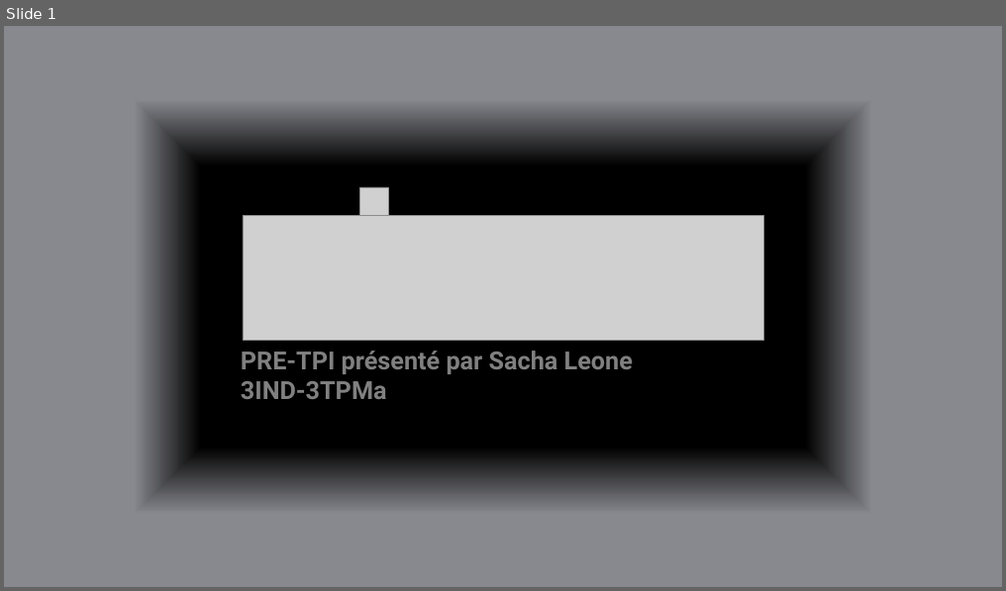
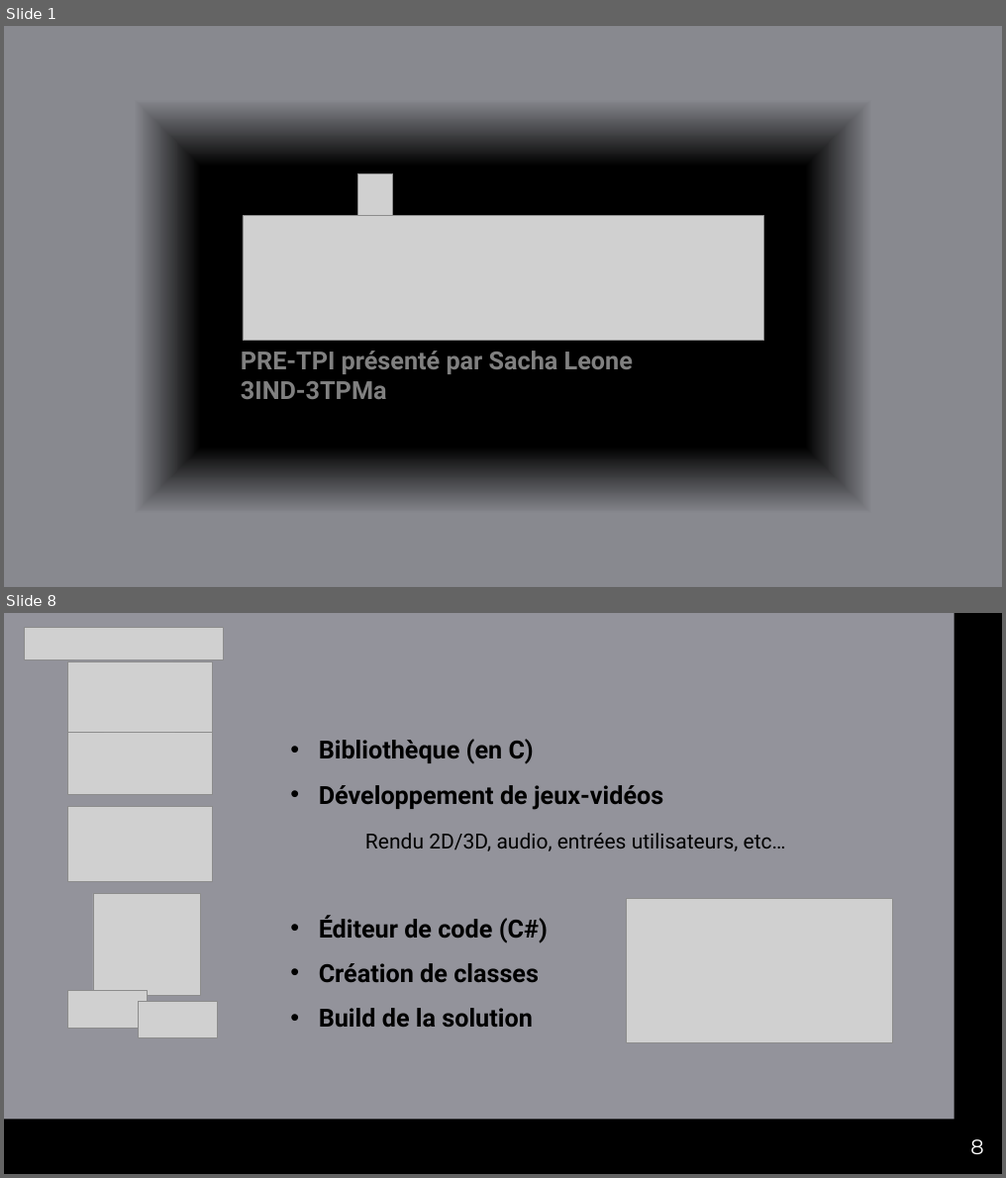
Before and after one commit to sacha-riccardo-leone/DIMEN, a slide deck: Doc/Présentation/Présentation_DIMEN.pptx. Shown one above the other, each under a label of ours: slide 1 before the commit, slides 1 and 8 after it; the slides between them are not shown. The pictures are 1006x591 and 1006x1178 pixels, drawn with LibreOffice and Linux fonts; fonts in the diff are those of the drawing; grey boxes stand for pictures. Boxes give left, top, right and bottom in pixels: in the first picture for what was removed or moved away, otherwise in the second. Text is boxed around its words. In the diff, an @@ line names an element or a change of style, - is before the commit and + after.

Commit message:
Presentation

```diff
--- a/Doc/Présentation/Présentation_DIMEN.pptx
+++ b/Doc/Présentation/Présentation_DIMEN.pptx
@@ slide 8 added at [4,613,1002,1174], background #93939B @@
@@ picture added at [24,627,224,660] @@
@@ rectangle added at [954,613,1002,1174], fill #000000 @@
@@ picture added at [67,663,212,732] @@
@@ picture added at [67,732,212,794] @@
@@ text added at [319,739,786,852], 24 pt, text #000000, bold @@
+• Bibliothèque (en C)
+• Développement de jeux-vidéos
+Rendu 2D/3D, audio, entrées utilisateurs, etc…
@@ picture added at [67,807,212,881] @@
@@ picture added at [93,894,201,995] @@
@@ picture added at [626,898,893,1044] @@
@@ text added at [319,915,548,1027], 24 pt, text #000000, bold @@
+• Éditeur de code (C#)
+• Création de classes
+• Build de la solution
@@ picture added at [67,990,147,1029] @@
@@ picture added at [138,1001,218,1039] @@
@@ rectangle added at [4,1119,1002,1174], fill #000000 @@
@@ page number added at [970,1140,983,1155], 20 pt, text #FFFFFF @@
+8
@@ slide 1 changed as well @@
@@ picture: place and size @@
-picture at [360,187,389,216]
+picture at [357,174,392,215]
```
Also in this commit, not shown: 18 other slides added, 4 slides removed, 48 other files.
